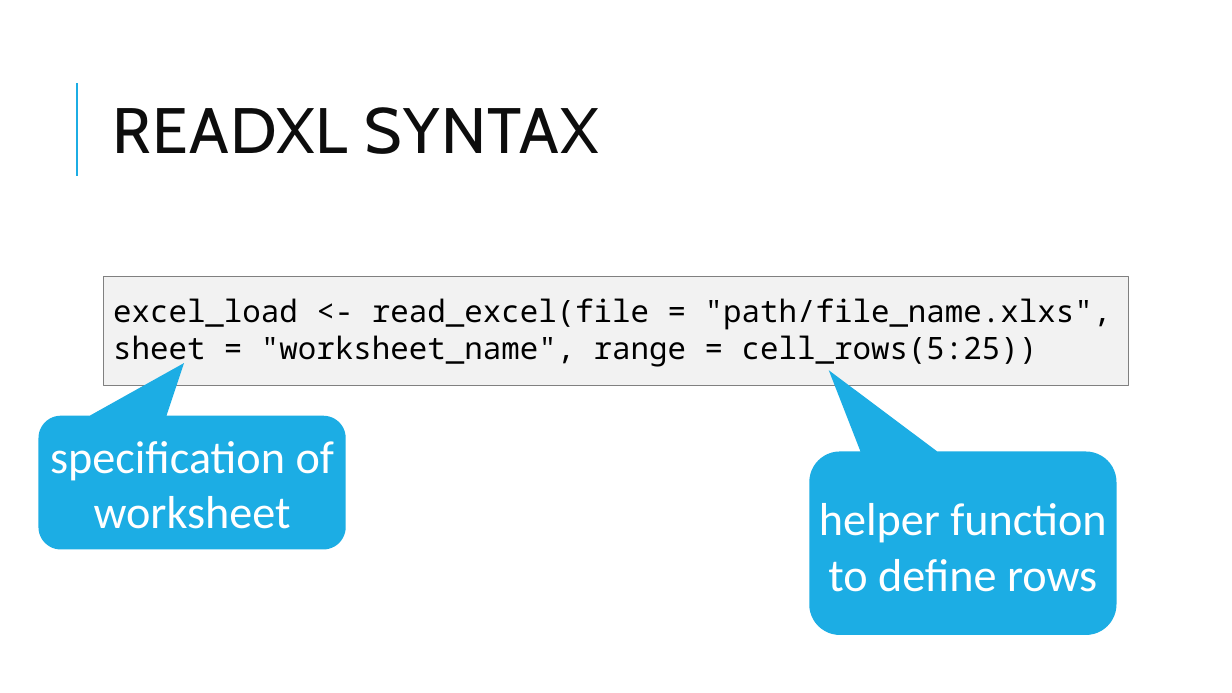
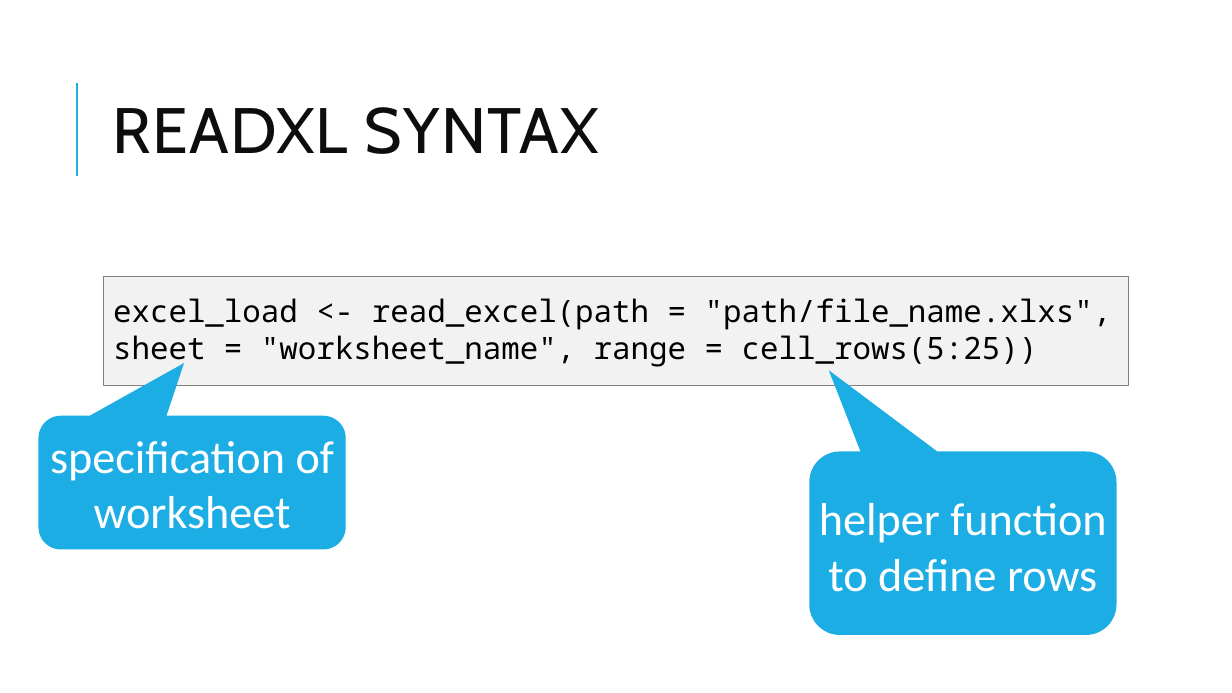
Before and after one commit to pcmathias/databases-dashboards-in-R, a slide deck: slide 12 of slides/04 - Reading Files.pptx. Drawn at 1232x693 pixels with LibreOffice and Linux fonts; fonts in the diff are those of the drawing. Boxes give left, top, right and bottom in pixels: in the first picture for what was removed or moved away, otherwise in the second. Text is boxed around its words. In the diff, an @@ line names an element or a change of style, - is before the commit and + after.

```diff
--- a/slides/04 - Reading Files.pptx
+++ b/slides/04 - Reading Files.pptx
@@ text at <box>113,298,1112,330</box>: text changed @@
-excel_load <- read_excel(file = "path/file_name.xlxs",
+excel_load <- read_excel(path = "path/file_name.xlxs",
```
Also in this commit, not shown: 3 other slides changed, 2 other files.
